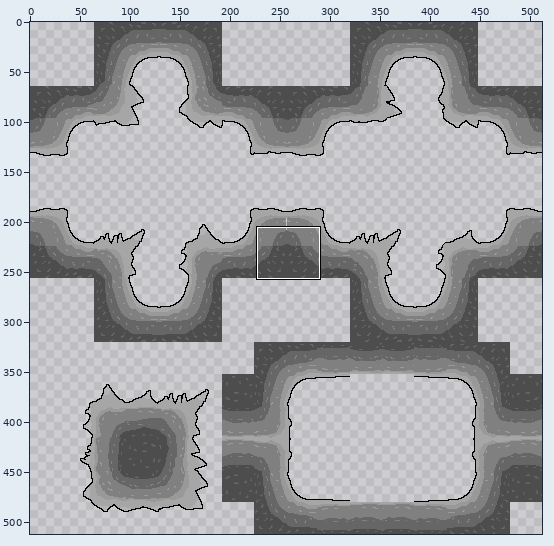
Edited in one commit: sprite sheet (Assets/Sprites/Landscape/cavetileset3.png). Above: a wide view before the commit, with the close-up outlined.
Close-up. Before the commit:
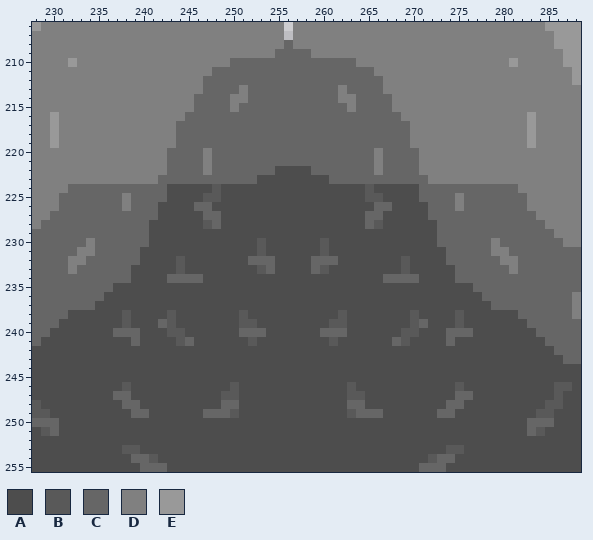
The file is 512x512 pixels. Shown: x 228..288, y 206..255. The commit also changed other parts of the picture, which this record leaves out.
Palette (. is transparent): A #4d4d4d  B #595959  C #666666  D #808080  E #999999
Pixels before (only the part around the change), first column x 228:
206 EDDDDDDDDDDDDDDDDDDDDDDDDDDD.DDDDDDDDDDDDDDDDDDDDDDDDDDDDEE
207 DDDDDDDDDDDDDDDDDDDDDDDDDDDD.DDDDDDDDDDDDDDDDDDDDDDDDDDDDDE
208 DDDDDDDDDDDDDDDDDDDDDDDDDDDDCDDDDDDDDDDDDDDDDDDDDDDDDDDDDDE
209 DDDDDDDDDDDDDDDDDDDDDDDDDDDCCCCDDDDDDDDDDDDDDDDDDDDDDDDDDDD
210 DDDDEDDDDDDDDDDDDDDDDDCCCCCCCCCCCCCCDDDDDDDDDDDDDDDDDEDDDDD
211 DDDDDDDDDDDDDDDDDDDDCCCCCCCCCCCCCCCCCCDDDDDDDDDDDDDDDDDDDDD
212 DDDDDDDDDDDDDDDDDDDCCCCCCCCCCCCCCCCCCCCDDDDDDDDDDDDDDDDDDDD
213 DDDDDDDDDDDDDDDDDDDCCCCDCCCCCCCCCCDCCCCDDDDDDDDDDDDDDDDDDDD
214 DDDDDDDDDDDDDDDDDDCCCCDDCCCCCCCCCCDDCCCCDDDDDDDDDDDDDDDDDDD
215 DDDDDDDDDDDDDDDDDDCCCCDCCCCCCCCCCCCDCCCCDDDDDDDDDDDDDDDDDDD
216 DDEDDDDDDDDDDDDDDCCCCCCCCCCCCCCCCCCCCCCCCDDDDDDDDDDDDDDEDDD
217 DDEDDDDDDDDDDDDDCCCCCCCCCCCCCCCCCCCCCCCCCCDDDDDDDDDDDDDEDDD
218 DDEDDDDDDDDDDDDDCCCCCCCCCCCCCCCCCCCCCCCCCCDDDDDDDDDDDDDEDDD
219 DDEDDDDDDDDDDDDDCCCCCCCCCCCCCCCCCCCCCCCCCCDDDDDDDDDDDDDEDDD
220 DDDDDDDDDDDDDDDCCCCDCCCCCCCCCCCCCCCCCCDCCCCDDDDDDDDDDDDDDDD
221 DDDDDDDDDDDDDDDCCCCDCCCCCCCCCCCCCCCCCCDCCCCDDDDDDDDDDDDDDDD
222 DDDDDDDDDDDDDDDCCCCDCCCCCCCAAAACCCCCCCDCCCCDDDDDDDDDDDDDDDD
223 DDDDDDDDDDDDDDCCCCCCCCCCCAAAAAAAACCCCCCCCCCCDDDDDDDDDDDDDDD
224 DDDDCCCCCCCCCCCAAAAABAAAAAAAAAAAAAAAABAAAAACCCCCCCCCCCDDDDD
225 DDDCCCCCCCDCCCCAAAABBAAAAAAAAAAAAAAAABBAAAACCCCDCCCCCCCDDDD
226 DDDCCCCCCCDCCCAAAACCAAAAAAAAAAAAAAAAAACCAAAACCCDCCCCCCCDDDD
227 DDCCCCCCCCCCCCAAAAACCAAAAAAAAAAAAAAAACCAAAAACCCCCCCCCCCCDDD
228 DCCCCCCCCCCCCAAAAAABCAAAAAAAAAAAAAAAACBAAAAAACCCCCCCCCCCCDD
229 CCCCCCCCCCCCCAAAAAAAAAAAAAAAAAAAAAAAAAAAAAAAACCCCCCCCCCCCCD
230 CCCCCCDCCCCCCAAAAAAAAAAAABAAAAAABAAAAAAAAAAAACCCCCCDCCCCCCC
231 CCCCCDDCCCCCAAAAAAAAAAAAABAAAAAABAAAAAAAAAAAAACCCCCDDCCCCCC
232 CCCCDDCCCCCCAAAABAAAAAAACCCAAAACCCAAAAAAABAAAACCCCCCDDCCCCC
233 CCCCDCCCCCCAAAAABAAAAAAAABCAAAACBAAAAAAAABAAAAACCCCCCDCCCCC
234 CCCCCCCCCCCAAAACCCCAAAAAAAAAAAAAAAAAAAACCCCAAAACCCCCCCCCCCC
235 CCCCCCCCCAAAAAAAAAAAAAAAAAAAAAAAAAAAAAAAAAAAAAAAACCCCCCCCCC
236 CCCCCCCCAAAAAAAAAAAAAAAAAAAAAAAAAAAAAAAAAAAAAAAAAACCCCCCCCC
237 CCCCCCCAAAAAAAAAAAAAAAAAAAAAAAAAAAAAAAAAAAAAAAAAAAACCCCCCCC
238 CCCCAAAAAABAAAABAAAAAAABAAAAAAAAAABAAAAAAABAAAABAAAAAACCCCC
239 CCCAAAAAAABAAACBAAAAAAABBAAAAAAAABBAAAAAAABCAAABAAAAAAACCCC
240 CCAAAAAAACCCAAABBAAAAAACCCAAAAAACCCAAAAAABBAAACCCAAAAAAACCC
241 CAAAAAAAAAACAAAABCAAAAAABAAAAAAAABAAAAAACBAAAACAAAAAAAAAACC
242 AAAAAAAAAAAAAAAAAAAAAAAAAAAAAAAAAAAAAAAAAAAAAAAAAAAAAAAAAAC
243 AAAAAAAAAAAAAAAAAAAAAAAAAAAAAAAAAAAAAAAAAAAAAAAAAAAAAAAAAAA
244 AAAAAAAAAAAAAAAAAAAAAAAAAAAAAAAAAAAAAAAAAAAAAAAAAAAAAAAAAAA
245 AAAAAAAAAAAAAAAAAAAAAAAAAAAAAAAAAAAAAAAAAAAAAAAAAAAAAAAAAAA
246 AAAAAAAAAABAAAAAAAAAAABAAAAAAAAAAAABAAAAAAAAAAABAAAAAAAAAAB
247 AAAAAAAAACCAAAAAAAAAABBAAAAAAAAAAAABBAAAAAAAAAACCAAAAAAAAAB
248 BAAAAAAAAACCAAAAAAAAACCAAAAAAAAAAAACCAAAAAAAAACCAAAAAAAAABB
249 BBAAAAAAAAACCAAAAAACCCBAAAAAAAAAAAABCCCAAAAAACCAAAAAAAAABBA
250 CCCAAAAAAAAAAAAAAAAAAAAAAAAAAAAAAAAAAAAAAAAAAAAAAAAAAAACCCA
251 ABCAAAAAAAAAAAAAAAAAAAAAAAAAAAAAAAAAAAAAAAAAAAAAAAAAAAACBAA
252 AAAAAAAAAAAAAAAAAAAAAAAAAAAAAAAAAAAAAAAAAAAAAAAAAAAAAAAAAAA
253 AAAAAAAAAABBAAAAAAAAAAAAAAAAAAAAAAAAAAAAAAAAAABBAAAAAAAAAAA
254 AAAAAAAAAAACCBAAAAAAAAAAAAAAAAAAAAAAAAAAAAAABCCAAAAAAAAAAAA
255 AAAAAAAAAAAACCCAAAAAAAAAAAAAAAAAAAAAAAAAAAACCCAAAAAAAAAAAAA
After:
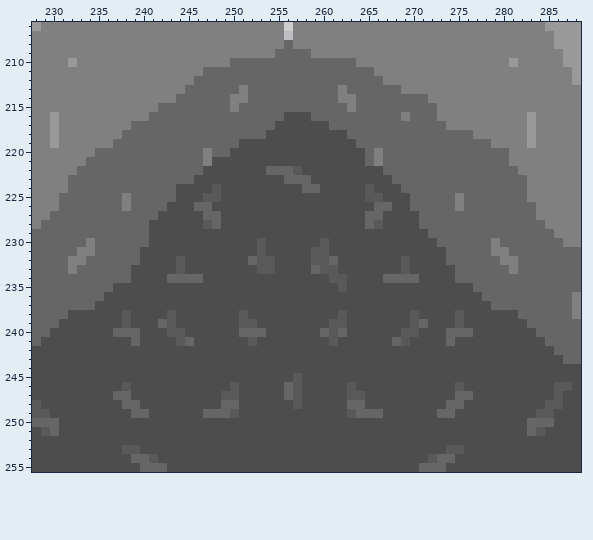
Changes in this commit:
{"y":211,"x":247,"old":"D","new":"C"}
{"y":212,"x":246,"old":"D","new":"C"}
{"y":213,"x":245,"old":"DD","new":"CC"}
{"y":213,"x":267,"old":"DD","new":"CC"}
{"y":214,"x":244,"old":"DD","new":"CC"}
{"y":214,"x":268,"old":"DDDD","new":"CCCC"}
{"y":215,"x":242,"old":"DDDD","new":"CCCC"}
{"y":215,"x":268,"old":"DDDDD","new":"CCCCC"}
{"y":216,"x":241,"old":"DDDD","new":"CCCC"}
{"y":216,"x":256,"old":"CCC","new":"AAA"}
{"y":216,"x":270,"old":"DDD","new":"CCC"}
{"y":217,"x":239,"old":"DDDDD","new":"CCCCC"}
{"y":217,"x":255,"old":"CCCCCC","new":"AAAAAA"}
{"y":217,"x":270,"old":"DDDD","new":"CCCC"}
{"y":218,"x":238,"old":"DDDDDD","new":"CCCCCC"}
{"y":218,"x":254,"old":"CCCCCCCCC","new":"AAAAAAAAA"}
{"y":218,"x":270,"old":"DDDDDDD","new":"CCCCCCC"}
{"y":219,"x":237,"old":"DDDDDDD","new":"CCCCCCC"}
{"y":219,"x":251,"old":"CCCCCCCCCCCCC","new":"AAAAAAAAAAAAA"}
{"y":219,"x":270,"old":"DDDDDDDDD","new":"CCCCCCCCC"}
{"y":220,"x":235,"old":"DDDDDDDD","new":"CCCCCCCC"}
{"y":220,"x":250,"old":"CCCCCCCCCCCCCCC","new":"AAAAAAAAAAAAAAA"}
{"y":220,"x":271,"old":"DDDDDDDDDD","new":"CCCCCCCCCC"}
{"y":221,"x":234,"old":"DDDDDDDDD","new":"CCCCCCCCC"}
{"y":221,"x":248,"old":"CCCCCCCCCCCCCCCCC","new":"AAAAAAAAAAAAAAAAA"}
{"y":221,"x":271,"old":"DDDDDDDDDD","new":"CCCCCCCCCC"}
{"y":222,"x":233,"old":"DDDDDDDDDD","new":"CCCCCCCCCC"}
{"y":222,"x":247,"old":"DCCCCCC","new":"AAAAAAA"}
{"y":222,"x":255,"old":"AAA","new":"CCB"}
{"y":222,"x":259,"old":"CCCCCCCD","new":"AAAAAAAA"}
{"y":222,"x":271,"old":"DDDDDDDDDDD","new":"CCCCCCCCCCC"}
{"y":223,"x":232,"old":"DDDDDDDDDD","new":"CCCCCCCCCC"}
{"y":223,"x":246,"old":"CCCCCCC","new":"AAAAAAA"}
{"y":223,"x":256,"old":"AAA","new":"CCC"}
{"y":223,"x":261,"old":"CCCCCCC","new":"AAAAAAA"}
{"y":223,"x":272,"old":"DDDDDDDDDDD","new":"CCCCCCCCCCC"}
{"y":224,"x":243,"old":"A","new":"C"}
{"y":224,"x":258,"old":"AA","new":"CC"}
{"y":224,"x":269,"old":"AA","new":"CC"}
{"y":224,"x":282,"old":"D","new":"C"}
{"y":225,"x":243,"old":"A","new":"C"}
{"y":225,"x":270,"old":"A","new":"C"}
{"y":226,"x":242,"old":"A","new":"C"}
{"y":226,"x":270,"old":"AA","new":"CC"}
{"y":226,"x":283,"old":"D","new":"C"}
{"y":227,"x":271,"old":"A","new":"C"}
{"y":228,"x":271,"old":"AA","new":"CC"}
{"y":229,"x":272,"old":"A","new":"C"}
{"y":231,"x":259,"old":"A","new":"B"}
{"y":232,"x":253,"old":"CC","new":"BB"}
{"y":232,"x":259,"old":"CC","new":"BB"}
{"y":233,"x":254,"old":"C","new":"B"}
{"y":233,"x":261,"old":"A","new":"B"}
{"y":234,"x":261,"old":"AA","new":"BB"}
{"y":235,"x":262,"old":"A","new":"B"}
{"y":240,"x":261,"old":"C","new":"B"}
{"y":245,"x":257,"old":"A","new":"B"}
{"y":246,"x":256,"old":"AA","new":"CB"}
{"y":247,"x":256,"old":"AA","new":"CB"}
{"y":248,"x":257,"old":"A","new":"B"}
{"label":"changed","picture_box":[68,67,536,238]}
{"label":"changed","picture_box":[311,247,347,292]}
{"label":"changed","picture_box":[257,256,275,274]}
{"label":"changed","picture_box":[329,328,338,337]}
{"label":"changed","picture_box":[284,373,302,409]}
